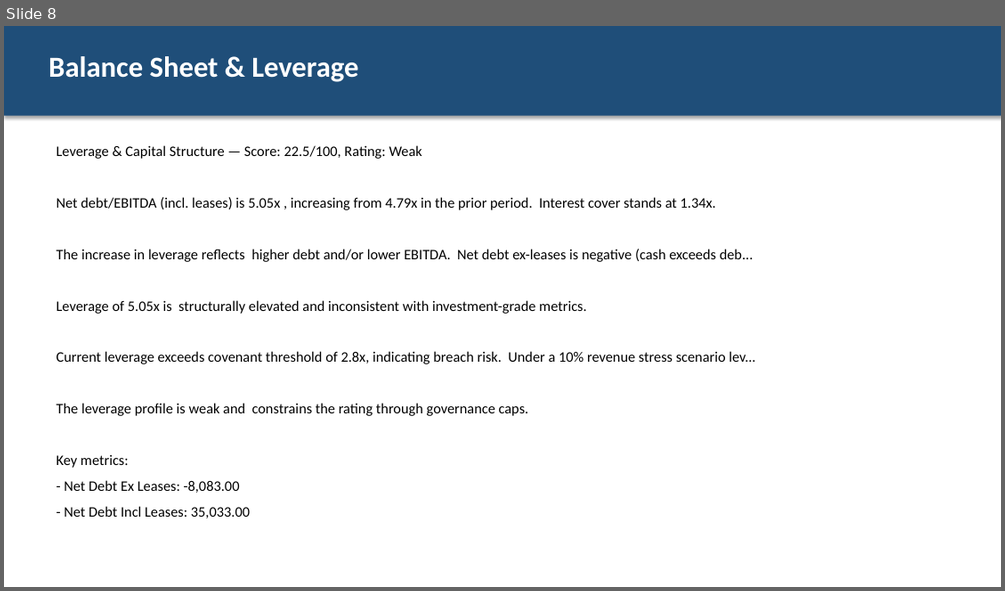
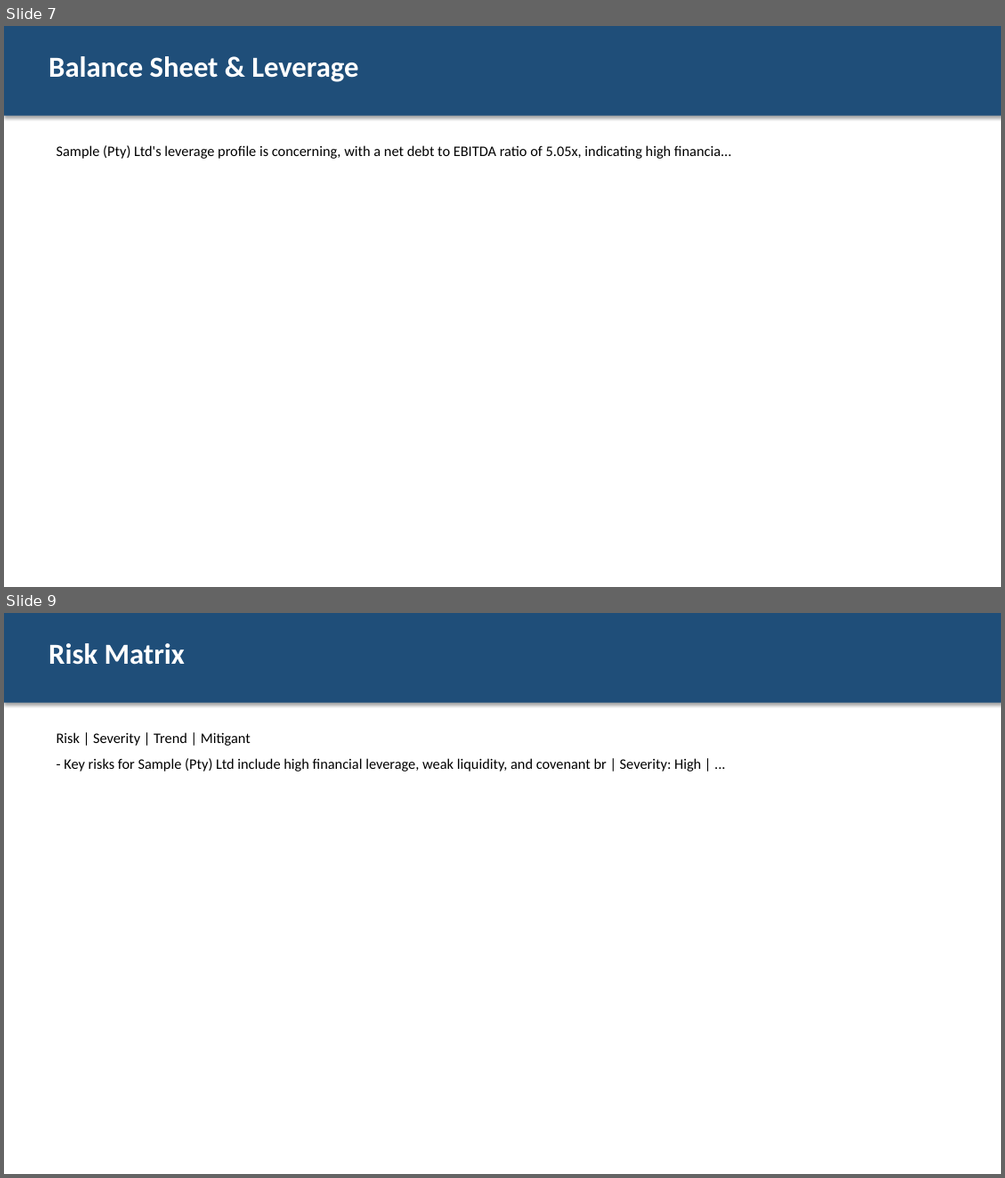
Before and after one commit to Menazza/credit_analysis_ai, a slide deck: test_results/pipeline_output/committee_deck.pptx. Shown one above the other, each under a label of ours: slide 8 before the commit, slides 7 and 9 after it; the slides between them are not shown. The pictures are 1005x591 and 1005x1178 pixels, drawn with LibreOffice and Linux fonts; fonts in the diff are those of the drawing. Boxes give left, top, right and bottom in pixels: in the first picture for what was removed or moved away, otherwise in the second. Text is boxed around its words. In the diff, an @@ line names an element or a change of style, - is before the commit and + after.

```diff
--- a/test_results/pipeline_output/committee_deck.pptx
+++ b/test_results/pipeline_output/committee_deck.pptx
@@ slide 9 added at <box>4,613,1001,1174</box>, background #FFFFFF @@
@@ rectangle added at <box>4,613,1001,703</box>, fill #1F4E79 @@
@@ text added at <box>48,643,185,665</box>, 28 pt, text #FFFFFF, bold @@
+Risk Matrix
@@ text added at <box>57,732,701,771</box>, 14 pt, text #000000 @@
+Risk | Severity | Trend | Mitigant
+- Key risks for Sample (Pty) Ltd include high financial leverage, weak liquidity, and covenant br | Severity: High | ...
@@ what was slide 8 is now slide 7 @@
@@ slide 7 changed as well @@
@@ text at <box>57,145,731,159</box>: text changed @@
-Leverage & Capital Structure — Score: 22.5/100, Rating: Weak
-Net debt/EBITDA (incl. leases) is 5.05x , increasing from 4.79x in the prior period. Interest cover stands at 1.34x.
-The increase in leverage reflects higher debt and/or lower EBITDA. Net debt ex-leases is negative (cash exceeds deb...
-Leverage of 5.05x is structurally elevated and inconsistent with investment-grade metrics.
-Current leverage exceeds covenant threshold of 2.8x, indicating breach risk. Under a 10% revenue stress scenario lev...
-The leverage profile is weak and constrains the rating through governance caps.
-Key metrics:
-- Net Debt Ex Leases: -8,083.00
-- Net Debt Incl Leases: 35,033.00
+Sample (Pty) Ltd's leverage profile is concerning, with a net debt to EBITDA ratio of 5.05x, indicating high financia...
```
Also in this commit, not shown: 3 other slides changed, 6 other slides added, 9 slides removed, 23 other files.
